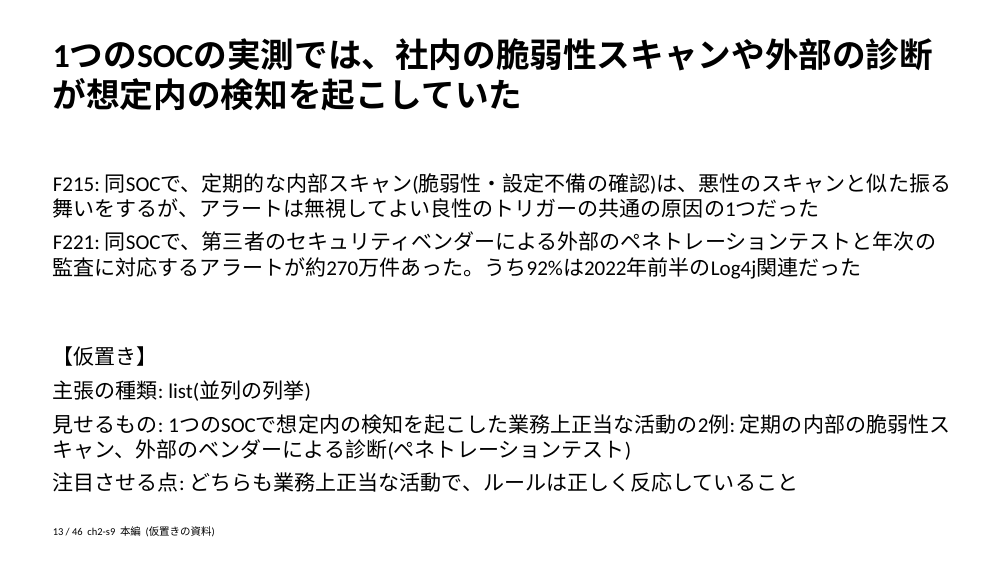
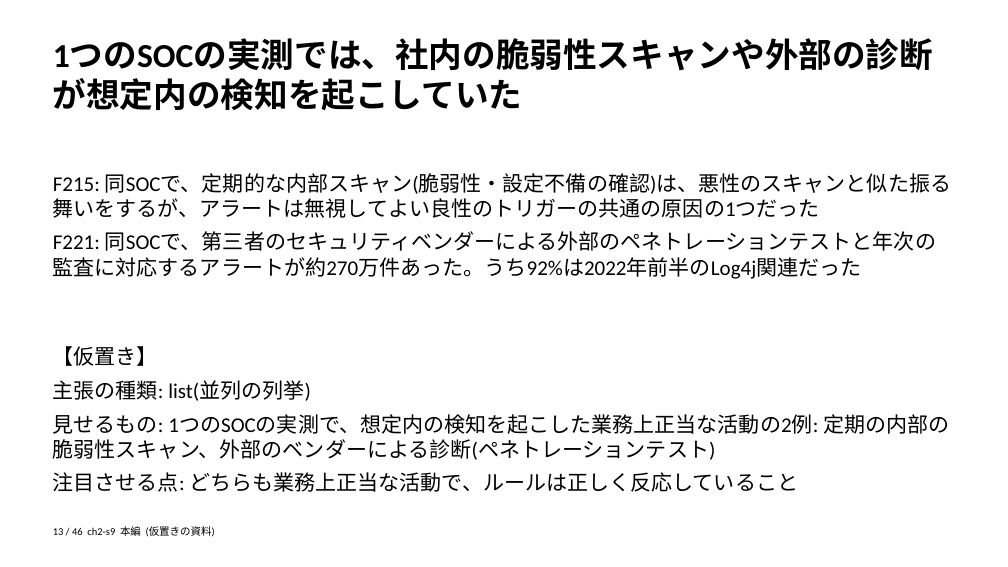
Before and after one commit to zyuuryuu/PPTX-Planner, a slide deck: slide 13 of trial/deck/preview/placeholder.pptx. Drawn at 1008x567 pixels with LibreOffice and Linux fonts; fonts in the diff are those of the drawing. Boxes give left, top, right and bottom in pixels: in the first picture for what was removed or moved away, otherwise in the second. Text is boxed around its words. In the diff, an @@ line names an element or a change of style, - is before the commit and + after.

```diff
--- a/trial/deck/preview/placeholder.pptx
+++ b/trial/deck/preview/placeholder.pptx
@@ text at [53, 414, 949, 460]: text changed @@
-見せるもの: 1つのSOCで想定内の検知を起こした業務上正当な活動の2例: 定期の内部の脆弱性スキャン、外部のベンダーによる診断(ペネトレーションテスト)
+見せるもの: 1つのSOCの実測で、想定内の検知を起こした業務上正当な活動の2例: 定期の内部の脆弱性スキャン、外部のベンダーによる診断(ペネトレーションテスト)
```
Also in this commit, not shown: 8 other slides changed, 4 other files.
